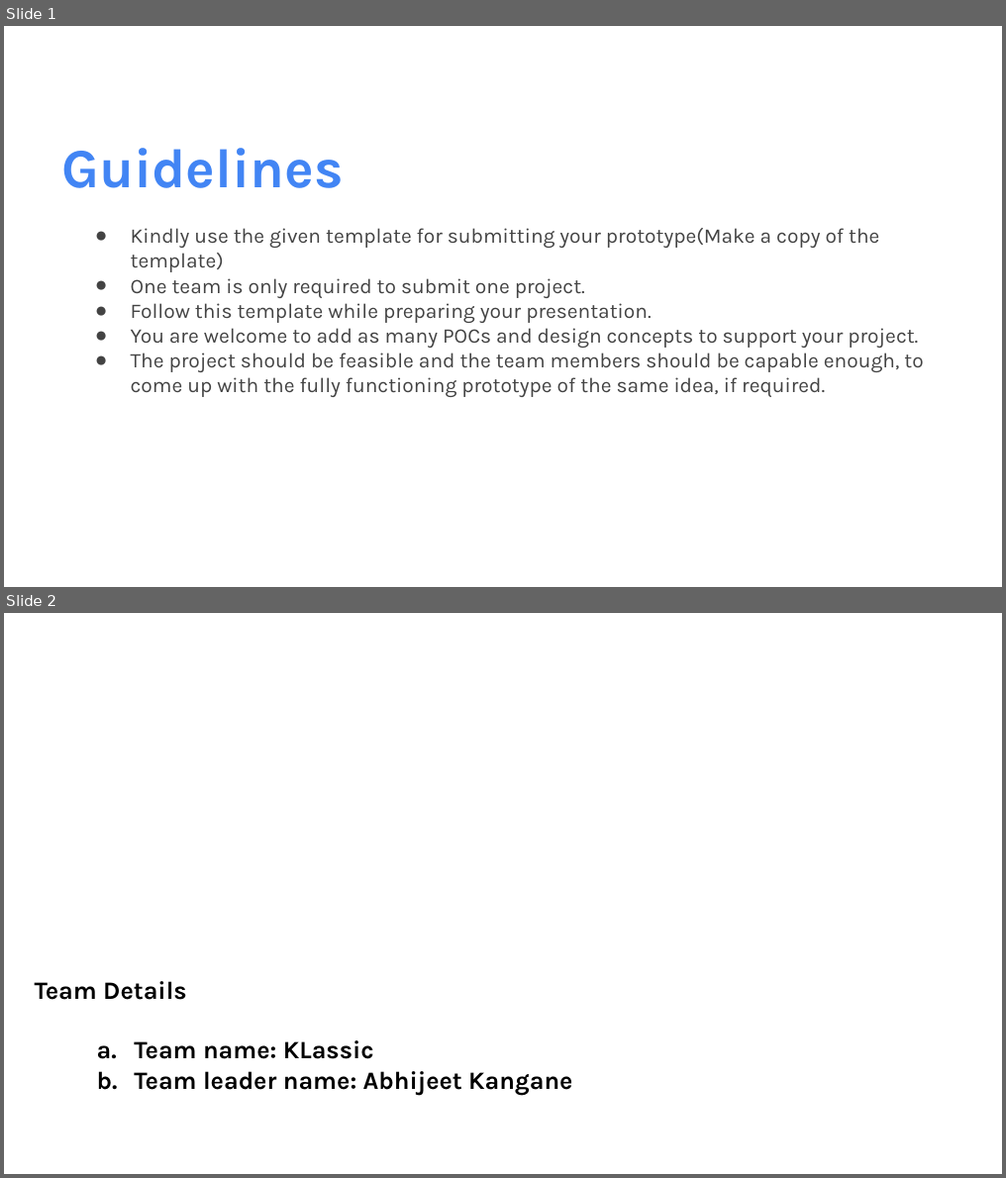
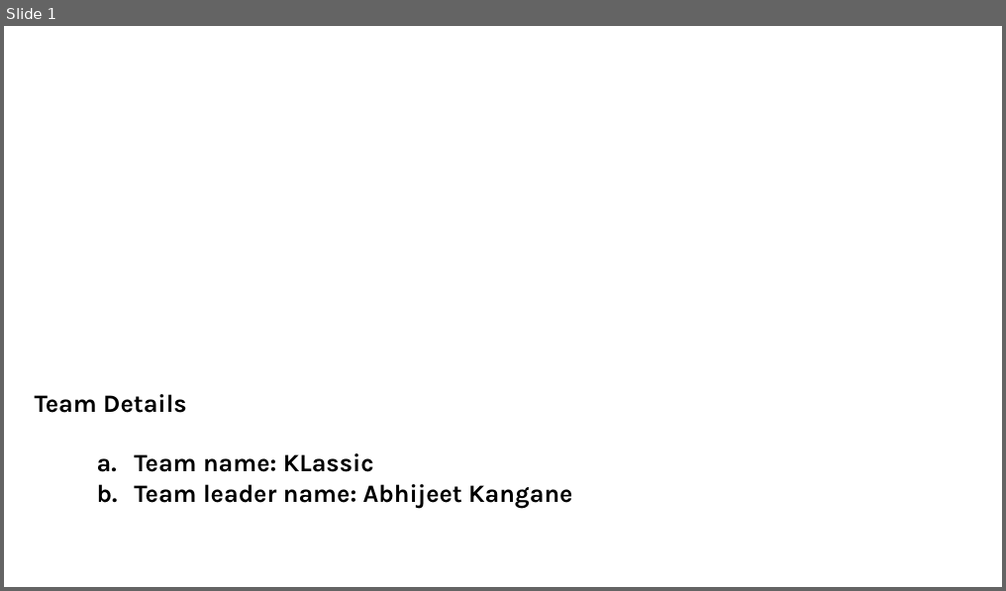
Before and after one commit to Abhi666-max/OmniSpec, a slide deck: Final_OmniSpec_Presentation.pptx. Shown one above the other, each under a label of ours: slides 1 and 2 before the commit, slide 1 after it. The pictures are 1006x1178 and 1006x591 pixels, drawn with LibreOffice and Linux fonts; fonts in the diff are those of the drawing; background and template pictures are left out. Boxes give left, top, right and bottom in pixels: in the first picture for what was removed or moved away, otherwise in the second. Text is boxed around its words. In the diff, an @@ line names an element or a change of style, - is before the commit and + after.

Commit message:
Final Presentation Polish: Removed guidelines, fixed image alignment, inserted Vercel URL, populated all blank slides

```diff
--- a/Final_OmniSpec_Presentation.pptx
+++ b/Final_OmniSpec_Presentation.pptx
@@ slide 1 removed at (x1=4, y1=26, x2=1002, y2=587), background picture (left out) @@
@@ text removed at (x1=61, y1=148, x2=344, y2=188) @@
-Guidelines
@@ text removed at (x1=131, y1=228, x2=923, y2=397) @@
-● Kindly use the given template for submitting your prototype(Make a copy of the template)
-● One team is only required to submit one project.
-● Follow this template while preparing your presentation.
-● You are welcome to add as many POCs and design concepts to support your project.
-● The project should be feasible and the team members should be capable enough, to come up with the fully functioning prototype of the same idea, if required.
@@ what was slide 2 is now slide 1 @@
```
Also in this commit, not shown: 12 slides changed, 2 other files.
